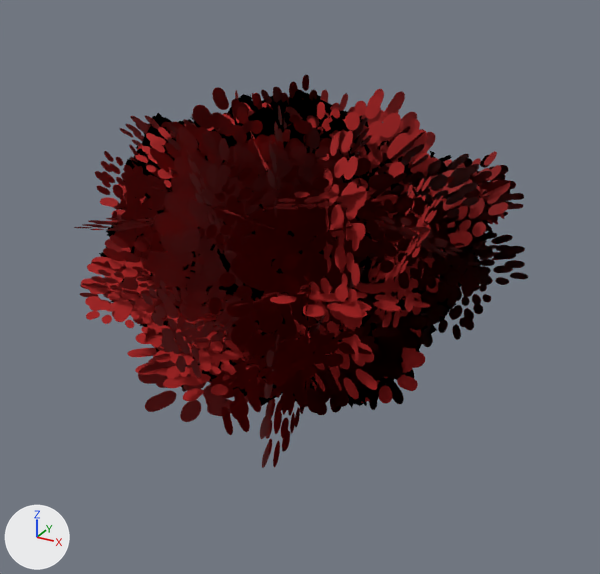
What one commit did to the glTF model assets/verse/everglade/lod/nature.Bush_Common.gltf.
Rendered twice from a 50 mm camera at (1.65, -2.97, 1.96) aimed at (0.02, -0.01, 0.48). Lighting does not change. The marker at lower left points along +X, +Y and +Z. The first picture is the older version.

The first picture shows 'Bush_Common'.
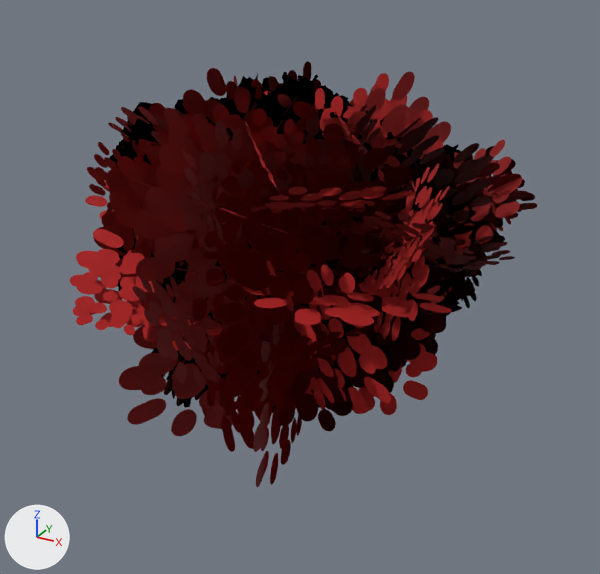
What changed in the scene script:
```text
Change me_tree_008:
    remove me_tree_008.from_pydata(...)  # 928 vertices, 464 faces; spans x -0.93..1.1, y -1.02..1.06, z -0.41..1.48
    add me_tree_008.from_pydata(...)  # 628 vertices, 314 faces; spans x -1.01..1.05, y -1.08..1.14, z -0.54..1.59
    me_tree_008 part 1: the loose piece of 4 vertices spanning x 0.06..0.63, y -0.53..0.59, z -0.16..0.81 is rebuilt with 4 vertices and now spans x -0.03..0.63, y -0.35..0.73, z -0.17..0.95
    me_tree_008 part 2: the loose piece of 4 vertices spanning x 0.26..0.95, y 0.16..0.5, z 0.55..1.16 is rebuilt with 4 vertices and now spans x 0.17..1.05, y 0.12..0.53, z 0.48..1.22
    me_tree_008 part 3: the loose piece of 4 vertices spanning x 0.25..0.97, y 0.16..0.49, z 0.55..1.15 is rebuilt with 4 vertices and now spans x 0.19..1.03, y 0.12..0.53, z 0.48..1.23
    me_tree_008 part 4: the loose piece of 4 vertices spanning x 0.44..0.78, y 0.03..0.61, z 0.62..1.1 is rebuilt with 4 vertices and now spans x 0.41..0.82, y -0.03..0.67, z 0.56..1.15
    me_tree_008 part 5: the loose piece of 4 vertices spanning x 0.36..0.89, y 0.27..0.7, z 0.64..1.08 is rebuilt with 4 vertices and now spans x 0.32..0.94, y 0.23..0.73, z 0.61..1.12
    me_tree_008 part 6: the loose piece of 4 vertices spanning x -0.01..0.72, y -0.14..0.24, z -0.08..0.52 is rebuilt with 4 vertices and now spans x -0.09..0.8, y -0.18..0.28, z -0.15..0.58
    me_tree_008 part 7: the loose piece of 4 vertices spanning x 0.37..0.88, y 0.28..0.69, z 0.66..1.08 is rebuilt with 4 vertices and now spans x 0.31..0.95, y 0.22..0.74, z 0.59..1.13
    me_tree_008 part 8: the loose piece of 4 vertices spanning x 0.23..0.49, y -0.34..0.43, z -0.18..0.61 is rebuilt with 4 vertices and now spans x 0.24..0.58, y -0.27..0.28, z 0.17..0.67
    me_tree_008 part 9: the loose piece of 4 vertices spanning x -0.91..-0.12, y -0.37..-0.03, z 0.47..1.18 is rebuilt with 4 vertices and now spans x -1.0..-0.04, y -0.41..0.01, z 0.4..1.26
    me_tree_008 part 10: the loose piece of 4 vertices spanning x -0.52..-0.3, y -0.68..0.49, z -0.34..0.81 is rebuilt with 4 vertices and now spans x -0.55..-0.28, y -0.81..0.61, z -0.46..0.93
    me_tree_008 part 11: the loose piece of 4 vertices spanning x -0.92..-0.12, y -0.47..0.06, z 0.58..1.07 is rebuilt with 4 vertices and now spans x -1.01..-0.03, y -0.53..0.12, z 0.52..1.12
    me_tree_008 part 12: the loose piece of 4 vertices spanning x -0.26..0.52, y -0.79..0.16, z 0.07..0.7 is rebuilt with 4 vertices and now spans x -0.25..0.53, y -0.82..0.18, z -0.1..0.87
    me_tree_008 part 13: the loose piece of 4 vertices spanning x -0.29..0.54, y -0.6..-0.03, z -0.07..0.84 is rebuilt with 4 vertices and now spans x -0.38..0.63, y -0.66..0.03, z -0.17..0.94
    me_tree_008 part 14: the loose piece of 4 vertices spanning x -0.19..0.46, y -0.73..0.09, z -0.02..0.79 is rebuilt with 4 vertices and now spans x -0.44..0.5, y -0.71..0.1, z 0.0..0.98
    me_tree_008 part 15: the loose piece of 4 vertices spanning x -0.81..-0.09, y -0.63..-0.32, z 0.48..1.17 is rebuilt with 4 vertices and now spans x -0.89..-0.01, y -0.67..-0.29, z 0.41..1.25
    me_tree_008 part 16: the loose piece of 4 vertices spanning x -0.93..-0.36, y -0.36..-0.22, z 0.66..1.13 is rebuilt with 4 vertices and now spans x -0.99..-0.3, y -0.37..-0.21, z 0.6..1.18
    me_tree_008 part 17: the loose piece of 4 vertices spanning x 0.0..0.65, y -0.66..0.14, z 0.27..1.03 is rebuilt with 4 vertices and now spans x -0.18..0.53, y -0.95..0.14, z 0.1..1.19
    me_tree_008 part 18: 192 loose pieces with 768 vertices, spanning x -0.92..1.1, y -1.02..1.06, z -0.3..1.48, are deleted
    me_tree_008 part 19: 20 vertices removed from x -0.74..0.33, y -0.8..0.85, z 0.09..1.2; 488 vertices added at x -0.96..1.04, y -1.08..1.14, z -0.43..1.59
    other edits to the shape of me_tree_008 do not show in these pictures
```

What differs and where, as boxes (x1, y1, x2, y2) in the pictures (600 x 574 px):
'Bush_Common', reshaped (8% taller)
    before: (74, 75, 528, 468)
    after: (70, 61, 537, 487)
part 1 of me_tree_008, rebuilt (not visible afterwards)
    before: (368, 369, 414, 404)
part 2 of me_tree_008, rebuilt
    before: (453, 151, 510, 237)
    after: (425, 163, 537, 226)
part 3 of me_tree_008, rebuilt
    before: (447, 171, 523, 225)
    after: (437, 140, 522, 256)
part 4 of me_tree_008, rebuilt (14% wider, 30% taller)
    before: (422, 162, 492, 249)
    after: (419, 153, 499, 266)
part 5 of me_tree_008, rebuilt
    before: (447, 155, 524, 233)
    after: (454, 152, 511, 231)
part 6 of me_tree_008, rebuilt
    before: (358, 328, 425, 404)
    after: (314, 302, 437, 415)
part 7 of me_tree_008, rebuilt
    before: (449, 159, 504, 224)
    after: (444, 146, 535, 228)
part 8 of me_tree_008, rebuilt (mostly hidden afterwards)
    before: (353, 377, 386, 410)
    after: (371, 343, 392, 357)
part 9 of me_tree_008, rebuilt (mostly hidden)
    before: (129, 145, 150, 174)
    after: (120, 131, 148, 160)
part 10 of me_tree_008, rebuilt (mostly hidden)
    before: (182, 386, 186, 392)
    after: (161, 369, 203, 406)
part 11 of me_tree_008, rebuilt
    before: (100, 184, 136, 219)
    after: (85, 181, 114, 220)
part 12 of me_tree_008, rebuilt
    before: (249, 315, 331, 360)
    after: (201, 320, 358, 431)
part 13 of me_tree_008, rebuilt
    before: (278, 303, 325, 391)
    after: (267, 260, 334, 410)
part 14 of me_tree_008, rebuilt
    before: (223, 329, 327, 415)
    after: (206, 336, 296, 408)
part 15 of me_tree_008, rebuilt
    before: (112, 166, 170, 280)
    after: (107, 153, 163, 279)
part 16 of me_tree_008, rebuilt
    before: (95, 151, 139, 211)
    after: (87, 142, 121, 211)
part 17 of me_tree_008, rebuilt
    before: (336, 221, 362, 368)
    after: (192, 197, 356, 389)
part 18 of me_tree_008, deleted (red)
    before: (80, 75, 528, 468)
part 19 of me_tree_008, reshaped
    before: (74, 196, 154, 232)
    after: (70, 61, 515, 487)
